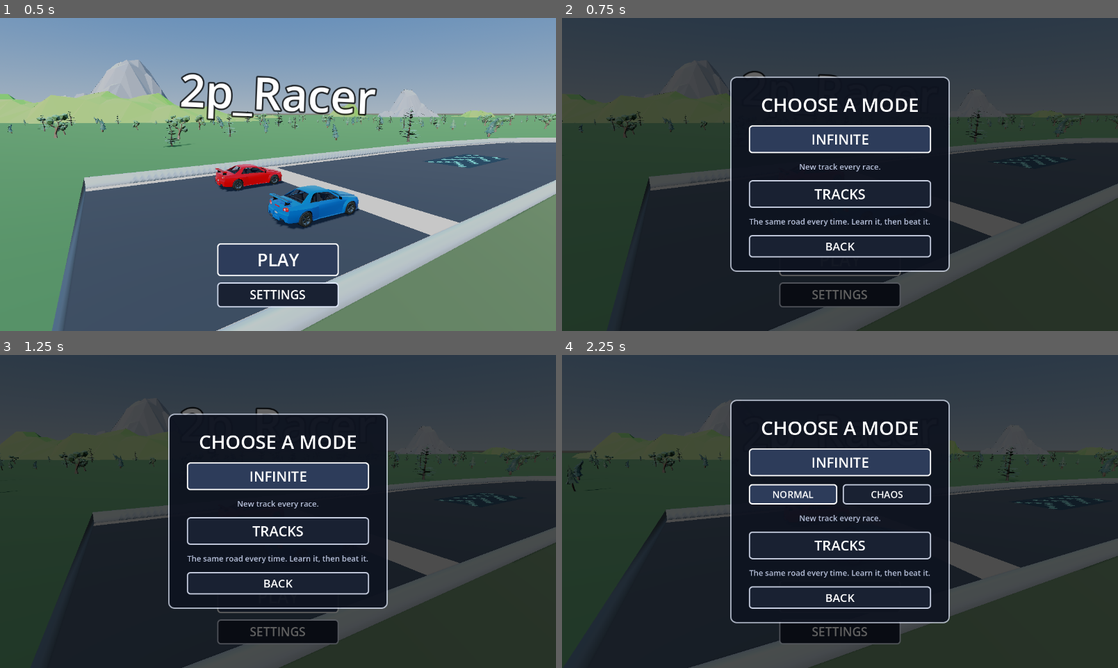
Above: before the commit, frames 1-4 (two rows, left to right).
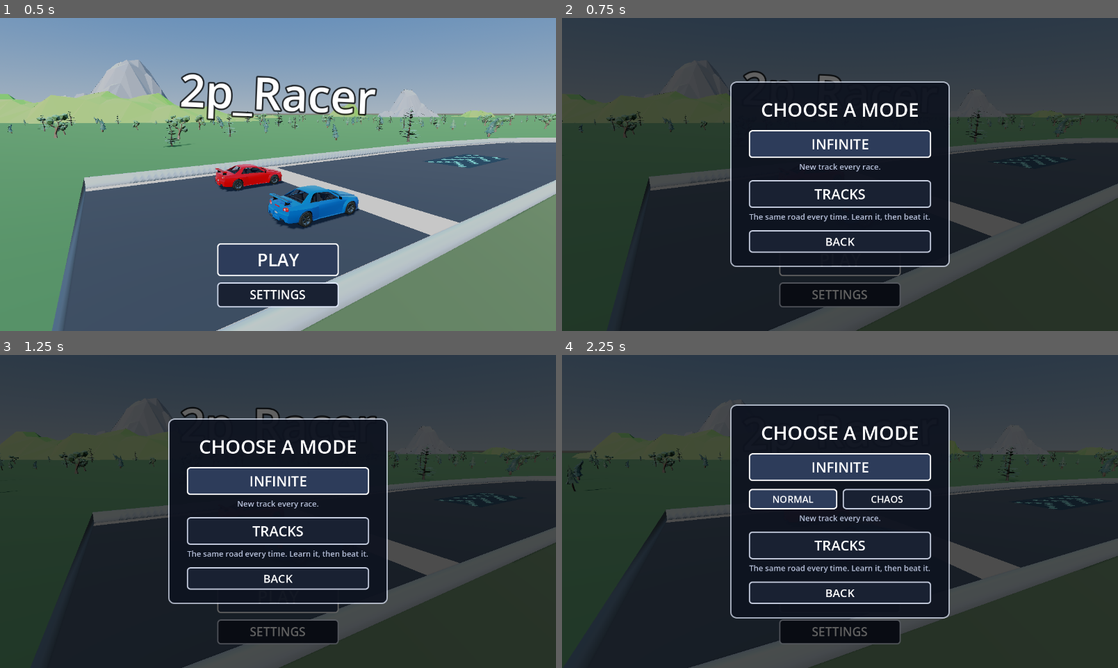
Above: after the commit, the same moments.

Repository: erte-del/2p-racing-game
Game: Godot game, scene res://scenes/menu.tscn
Two runs of this game, one before a commit and one after it. Both use one fixed random seed, a clock stepped at 60 frames per second and the inputs below.
Inputs:
- Up to frame 1 (0.5 s): no input
- Up to frame 2 (0.75 s): click "PLAY" at 0.5 s
- Up to frame 3 (1.25 s): no input
- Up to frame 4 (2.25 s): click "PLAY" at 1.25 s; click "INFINITE" at 2 s

Frame 1 is identical in both runs. In frame 2, 4.9% of the frame differs, in the area x 30-70%, y 18-82%; in frame 3, 4.8%; in frame 4, 6.4%, in the area x 30-70%, y 14-86%.

Commit message:
Sit each line closer to the button it describes
The mode page is one column with one spacing between everything in it,
which is right between a button and the next button and far too much
between a button and its own description - a line that far under a button
reads as a separate thing rather than as part of it.

Both lines now ride in margins with a negative top, which closes that one
gap without touching any of the others. The line under Infinite still
slides down when the flavour buttons roll out, and now arrives just under
them rather than adrift below.

Co-Authored-By: Claude Opus 5 <noreply@anthropic.com>

Diff:
--- a/scenes/menu.tscn
+++ b/scenes/menu.tscn
@@ -156,7 +156,11 @@
 text = "CHAOS"
 theme_override_font_sizes/font_size = 22
 
-[node name="InfiniteNote" type="Label" parent="ModeChoice/Page/Panel/Margin/Box"]
+[node name="InfiniteNote" type="MarginContainer" parent="ModeChoice/Page/Panel/Margin/Box"]
+layout_mode = 2
+theme_override_constants/margin_top = -11
+
+[node name="Label" type="Label" parent="ModeChoice/Page/Panel/Margin/Box/InfiniteNote"]
 layout_mode = 2
 text = "New track every race."
 horizontal_alignment = 1
@@ -169,7 +173,11 @@
 text = "TRACKS"
 theme_override_font_sizes/font_size = 32
 
-[node name="TracksNote" type="Label" parent="ModeChoice/Page/Panel/Margin/Box"]
+[node name="TracksNote" type="MarginContainer" parent="ModeChoice/Page/Panel/Margin/Box"]
+layout_mode = 2
+theme_override_constants/margin_top = -11
+
+[node name="Label" type="Label" parent="ModeChoice/Page/Panel/Margin/Box/TracksNote"]
 layout_mode = 2
 text = "The same road every time. Learn it, then beat it."
 horizontal_alignment = 1
--- a/scripts/menu.gd
+++ b/scripts/menu.gd
@@ -24,6 +24,13 @@
 ## it: it describes the mode rather than the choice, so it is as true before
 ## the buttons are there as after, and a page where half the words appear on a
 ## click reads as a page that was hiding something.
+##
+## Each of those lines is pulled back up towards what it describes. The page is
+## one column with one spacing between everything in it, which is right between
+## a button and the next button and far too much between a button and its own
+## description - a line that far under a button reads as a separate thing
+## rather than as part of it. They ride in margins with a negative top instead,
+## which closes that one gap without touching any of the others.
 ##
 ## What chaos actually does lives in `Chaos`; all that is settled here is
 ## which of the two the players picked.
Not shown, changed: README.md
